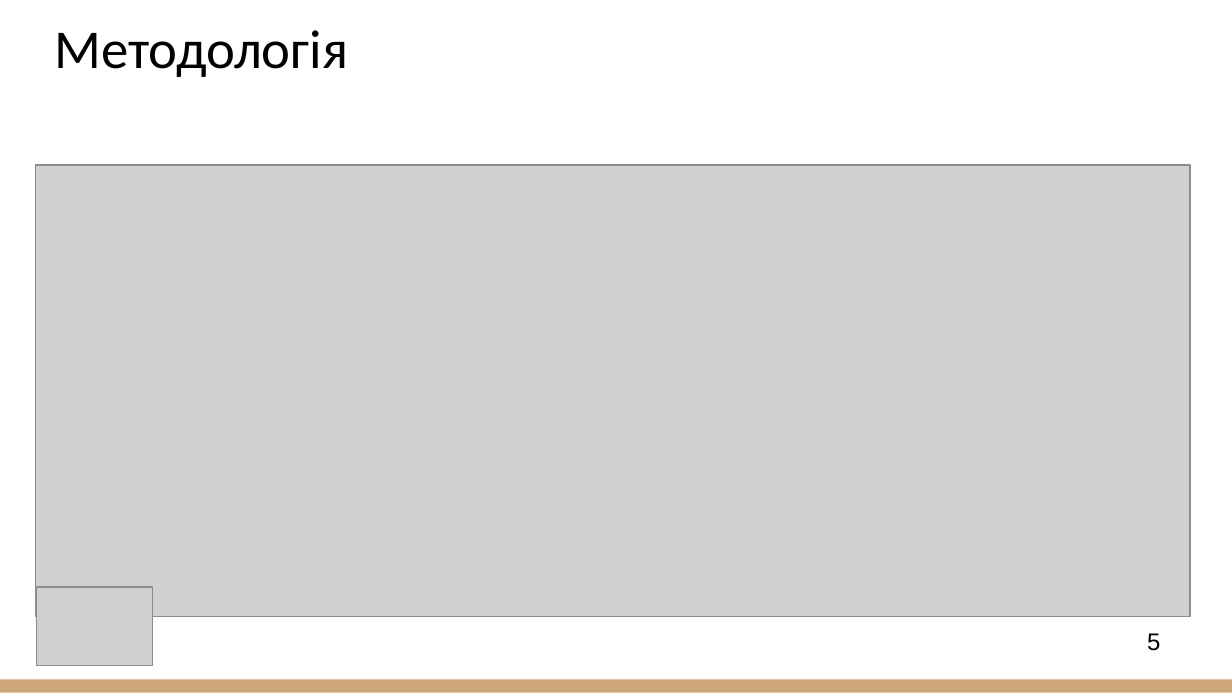
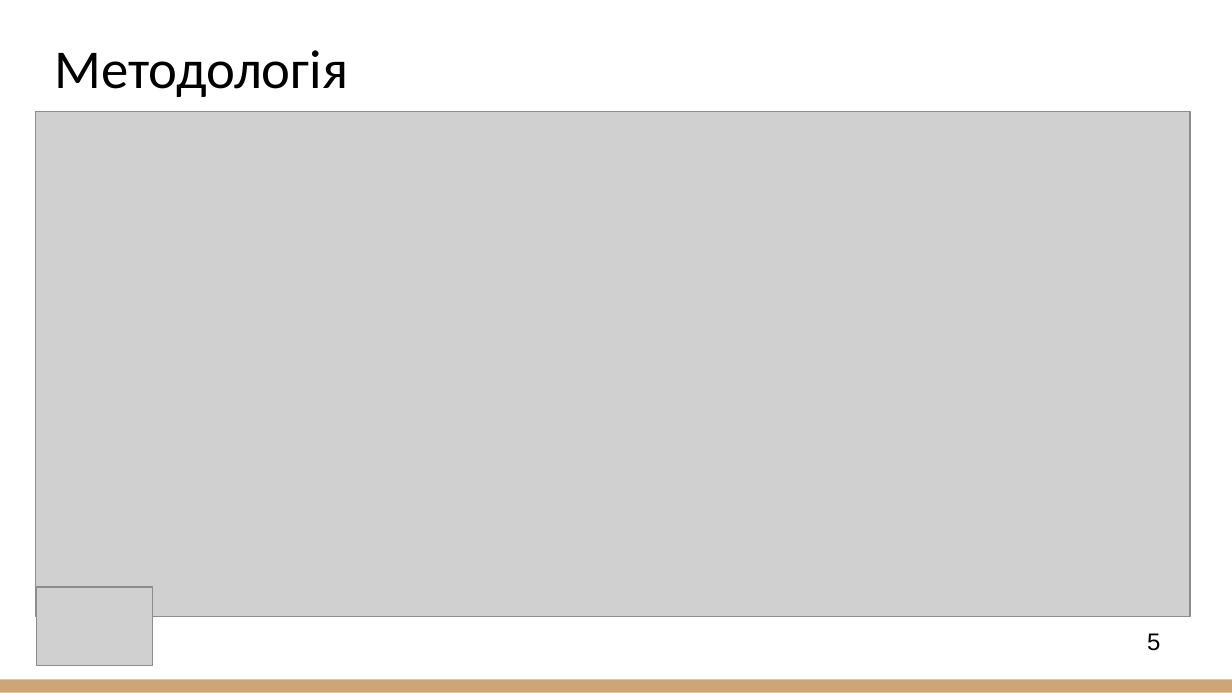
Before and after one commit to kokjela/2025_IPZm-23-3_Biliaieva_A_S, a slide deck: slide 5 of 2025_М_ПІ_ІПЗ-23-3_Біляєва_А_С.ppt. Drawn at 1232x693 pixels with LibreOffice and Linux fonts; fonts in the diff are those of the drawing; grey boxes stand for pictures. Boxes give left, top, right and bottom in pixels: in the first picture for what was removed or moved away, otherwise in the second. Text is boxed around its words. In the diff, an @@ line names an element or a change of style, - is before the commit and + after.

```diff
--- a/2025_М_ПІ_ІПЗ-23-3_Біляєва_А_С.ppt
+++ b/2025_М_ПІ_ІПЗ-23-3_Біляєва_А_С.ppt
@@ title "Методологія": place and size @@
-title "Методологія" at bbox=[54, 30, 348, 77]
+title "Методологія" at bbox=[54, 50, 348, 97]
@@ picture: place and size @@
-picture at bbox=[36, 165, 1190, 617]
+picture at bbox=[36, 112, 1190, 617]
```
Also in this commit, not shown: 4 other slides changed, 10 slides added, 7 slides removed.
